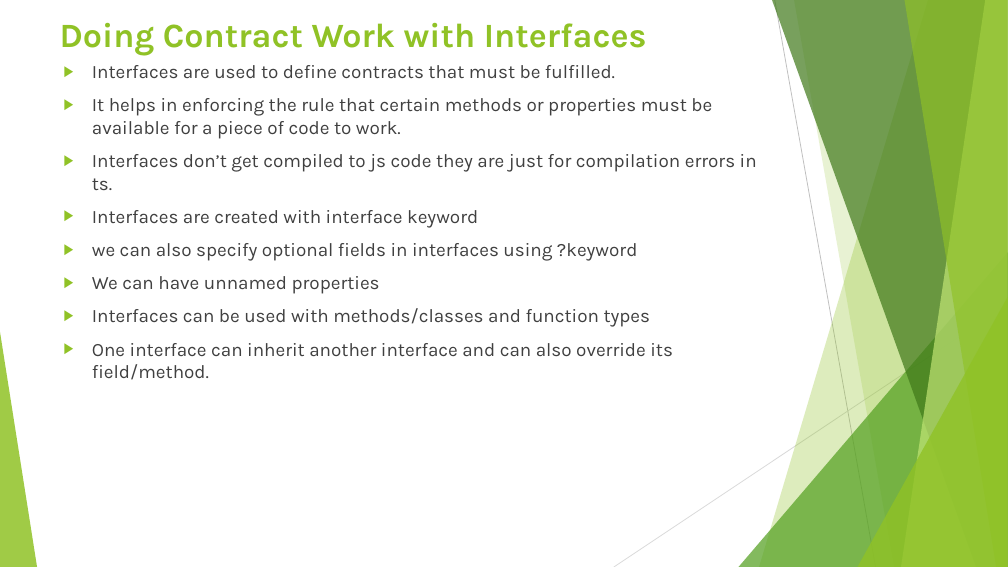
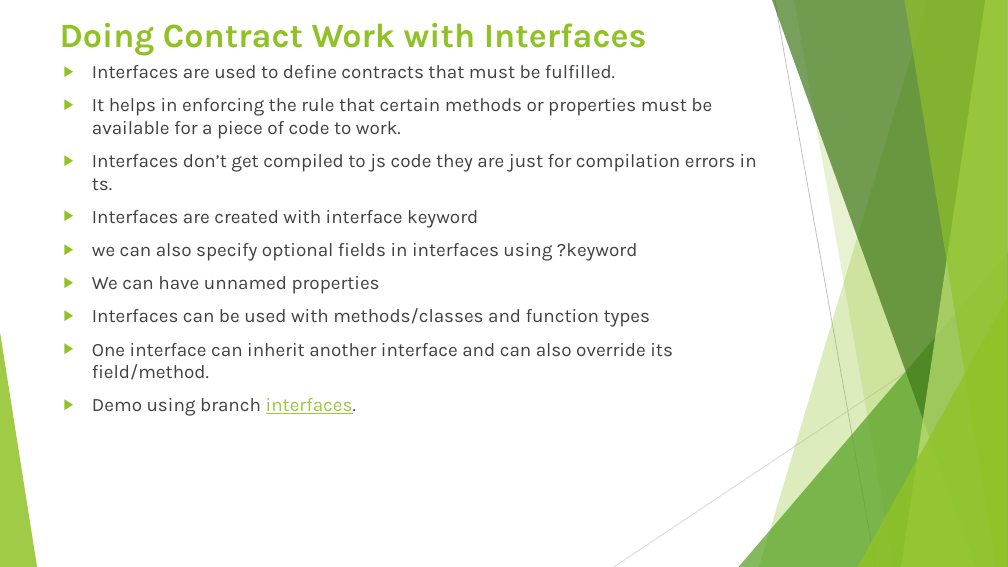
Before and after one commit to rudhrainfogain/typescript-complete-course, a slide deck: slide 35 of Type Script v9.0.pptx (slide 36 before the commit). Drawn at 1008x567 pixels with LibreOffice and Linux fonts; fonts in the diff are those of the drawing. Boxes give left, top, right and bottom in pixels: in the first picture for what was removed or moved away, otherwise in the second. Text is boxed around its words. In the diff, an @@ line names an element or a change of style, - is before the commit and + after.

Commit message:
updated branch in ppt

```diff
--- a/Type Script v9.0.pptx
+++ b/Type Script v9.0.pptx
@@ text at [92,398,356,416]: paragraph added @@
+▶ Demo using branch interfaces.
```
Also in this commit, not shown: 1 other slide changed, 1 slide removed, 1 other file.
